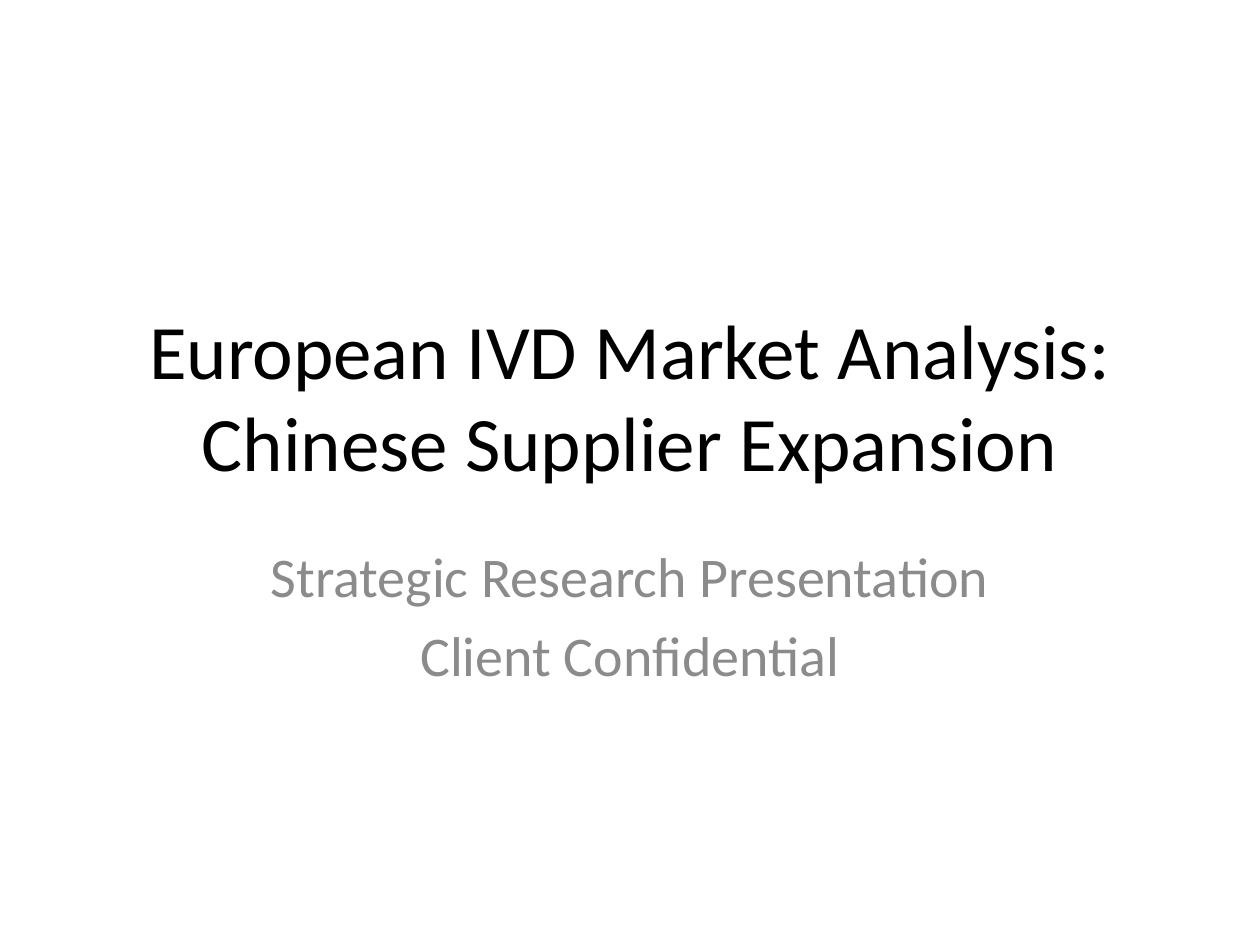
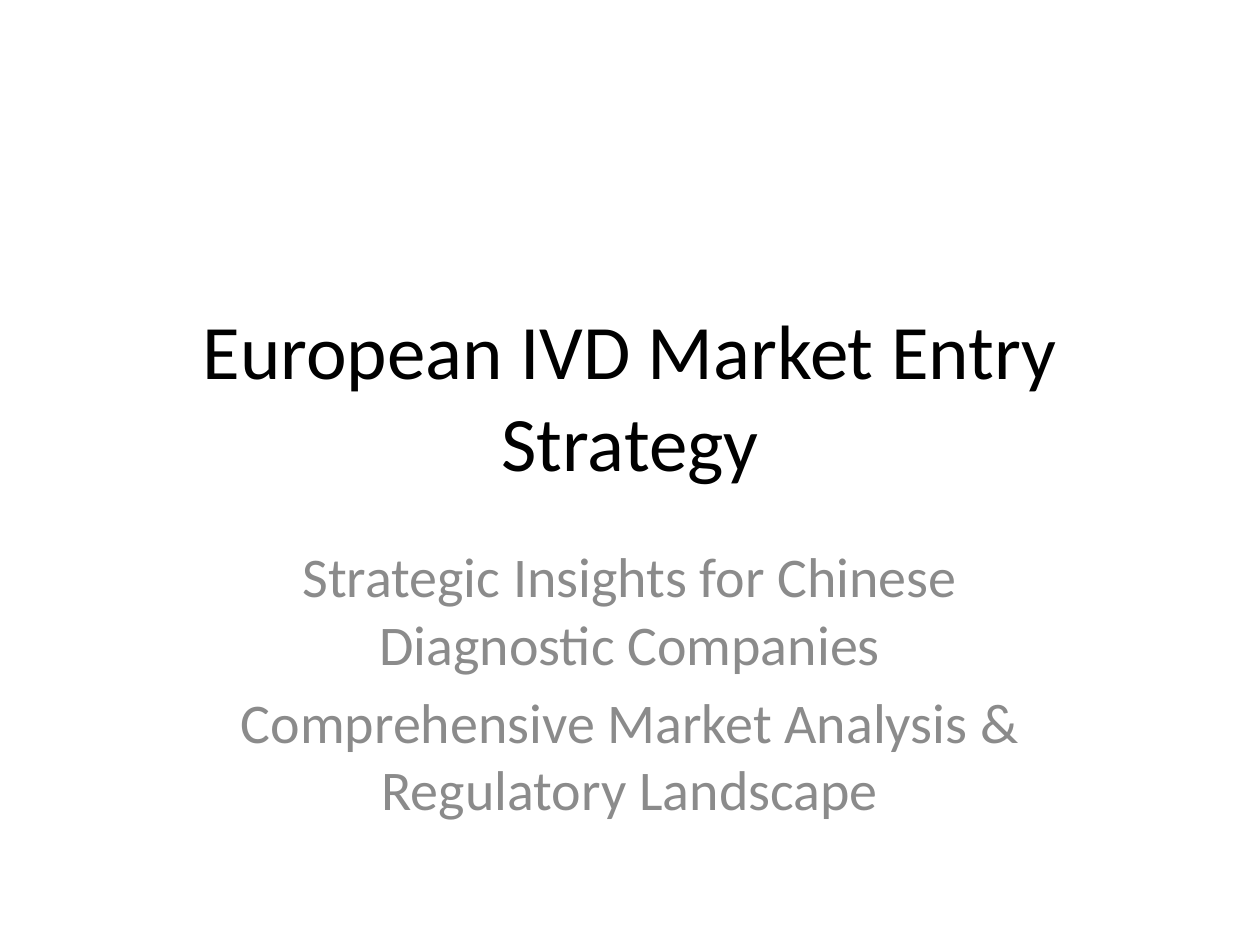
Before and after one commit to mariswarycharan/Desk_Research_Automation, a slide deck: slide 1 of ppts/european_ivd_market_analysis.pptx. Drawn at 1260x945 pixels with LibreOffice and Linux fonts; fonts in the diff are those of the drawing. Boxes give left, top, right and bottom in pixels: in the first picture for what was removed or moved away, otherwise in the second. Text is boxed around its words. In the diff, an @@ line names an element or a change of style, - is before the commit and + after.

```diff
--- a/ppts/european_ivd_market_analysis.pptx
+++ b/ppts/european_ivd_market_analysis.pptx
@@ title at (203, 325, 1056, 485): text changed @@
-European IVD Market Analysis: Chinese Supplier Expansion
+European IVD Market Entry Strategy
@@ subtitle at (241, 558, 968, 820): text changed @@
-Strategic Research Presentation
-Client Confidential
+Strategic Insights for Chinese Diagnostic Companies
+Comprehensive Market Analysis & Regulatory Landscape
```
Also in this commit, not shown: 8 other slides changed, 6 slides added, 6 slides removed, 10 other files.
